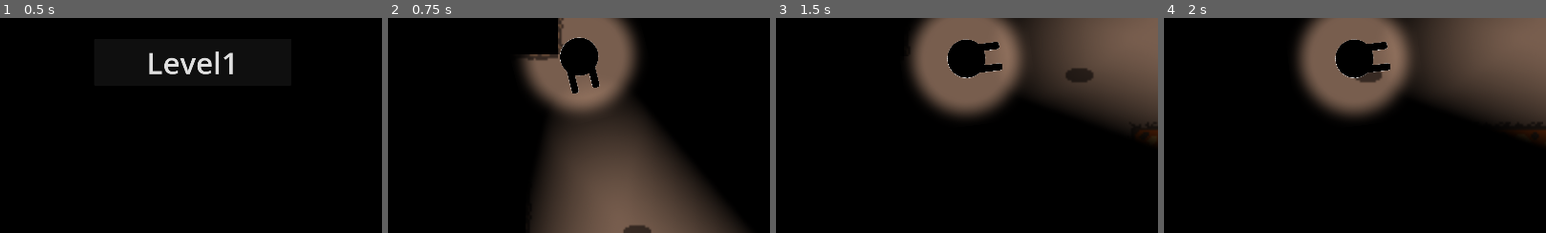
Above: before the commit, frames 1-4 (left to right).
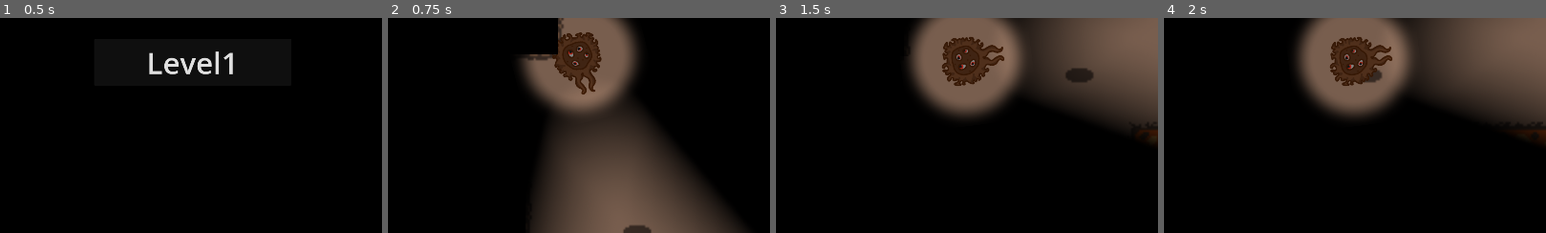
Above: after the commit, the same moments.

Repository: NamespaceV/semestralne-2025l-a
Game: Godot game, scene res://main_scene.tscn
The game is run twice, just before and just after one commit, with the same random seed, the same clock (stepped at 60 frames per second) and the same inputs.
Inputs (mouse positions are % of the whole screen's width and height, from its top left):
- Up to frame 1 (0.5 s): no input
- Up to frame 2 (0.75 s): click "Level1" at 0.5 s
- Up to frame 3 (1.5 s): tap Enter at 1.25 s; move the mouse to (72, 45) at 1.27 s; hold Right (right) from 1.28 s (still down); hold Space (action) from 1.28 s (still down)
- Up to frame 4 (2 s): keep holding Right (right); keep holding Space (action)
The pictures show only the part of the screen within x 25-75%, y 41-91%; the shares and areas given below are measured in that part.

Frame 1 is identical in both runs. In frame 2, 2.5% of the frame differs, in the area x 43-56%, y 6-36%; in frame 3, 2.6%, in the area x 43-60%, y 8-32%; in frame 4, 2.6%.

Commit message:
add player graphics

Diff:
--- a/semestralne2025l-a/characters/player/player.tscn
+++ b/semestralne2025l-a/characters/player/player.tscn
@@ -1,17 +1,35 @@
-[gd_scene load_steps=6 format=3 uid="uid://ck0tpp42ve0h"]
+[gd_scene load_steps=10 format=3 uid="uid://ck0tpp42ve0h"]
 
 [ext_resource type="Script" uid="uid://fhyy3c00wotg" path="res://characters/player/player.gd" id="1_xxgcw"]
 [ext_resource type="Texture2D" uid="uid://caqqu7rqwkuhe" path="res://characters/player/player.png" id="2_exd8k"]
 [ext_resource type="Texture2D" uid="uid://co67rrtfjct2c" path="res://characters/player/light_near.png" id="3_exd8k"]
 [ext_resource type="Texture2D" uid="uid://c88f0u4tjgsr3" path="res://characters/player/light_cone.png" id="4_5dc8e"]
+[ext_resource type="Texture2D" uid="uid://jrkiy57g3k30" path="res://characters/player/player_frame1.png" id="5_dirf7"]
+[ext_resource type="Texture2D" uid="uid://dkne4ln0xib8d" path="res://characters/player/player_frame2.png" id="6_idpv6"]
+[ext_resource type="Texture2D" uid="uid://djqs83g2buja7" path="res://characters/player/player_eyes.png" id="7_rpf03"]
 
 [sub_resource type="CircleShape2D" id="CircleShape2D_htdnp"]
 radius = 9.0
 
+[sub_resource type="SpriteFrames" id="SpriteFrames_x5dtk"]
+animations = [{
+"frames": [{
+"duration": 1.0,
+"texture": ExtResource("5_dirf7")
+}, {
+"duration": 1.0,
+"texture": ExtResource("6_idpv6")
+}],
+"loop": true,
+"name": &"default",
+"speed": 5.0
+}]
+
 [node name="player" type="CharacterBody2D"]
 script = ExtResource("1_xxgcw")
 
-[node name="Sprite2D" type="Sprite2D" parent="."]
+[node name="Temp_Sprite" type="Sprite2D" parent="."]
+visible = false
 rotation = 1.5708
 scale = Vector2(0.1, 0.1)
 texture = ExtResource("2_exd8k")
@@ -31,3 +49,14 @@
 shadow_enabled = true
 texture = ExtResource("4_5dc8e")
 offset = Vector2(128, 0)
+
+[node name="Body" type="AnimatedSprite2D" parent="."]
+position = Vector2(3, 1)
+rotation = 1.57154
+scale = Vector2(0.215609, 0.215609)
+sprite_frames = SubResource("SpriteFrames_x5dtk")
+autoplay = "default"
+frame_progress = 0.487244
+
+[node name="Sprite2D" type="Sprite2D" parent="Body"]
+texture = ExtResource("7_rpf03")
Binary file added: semestralne2025l-a/characters/player/player_eyes.png
Not shown, added: semestralne2025l-a/characters/player/player_eyes.png.import
Binary file added: semestralne2025l-a/characters/player/player_frame1.png
Not shown, added: semestralne2025l-a/characters/player/player_frame1.png.import
Binary file added: semestralne2025l-a/characters/player/player_frame2.png
Not shown, added: semestralne2025l-a/characters/player/player_frame2.png.import
